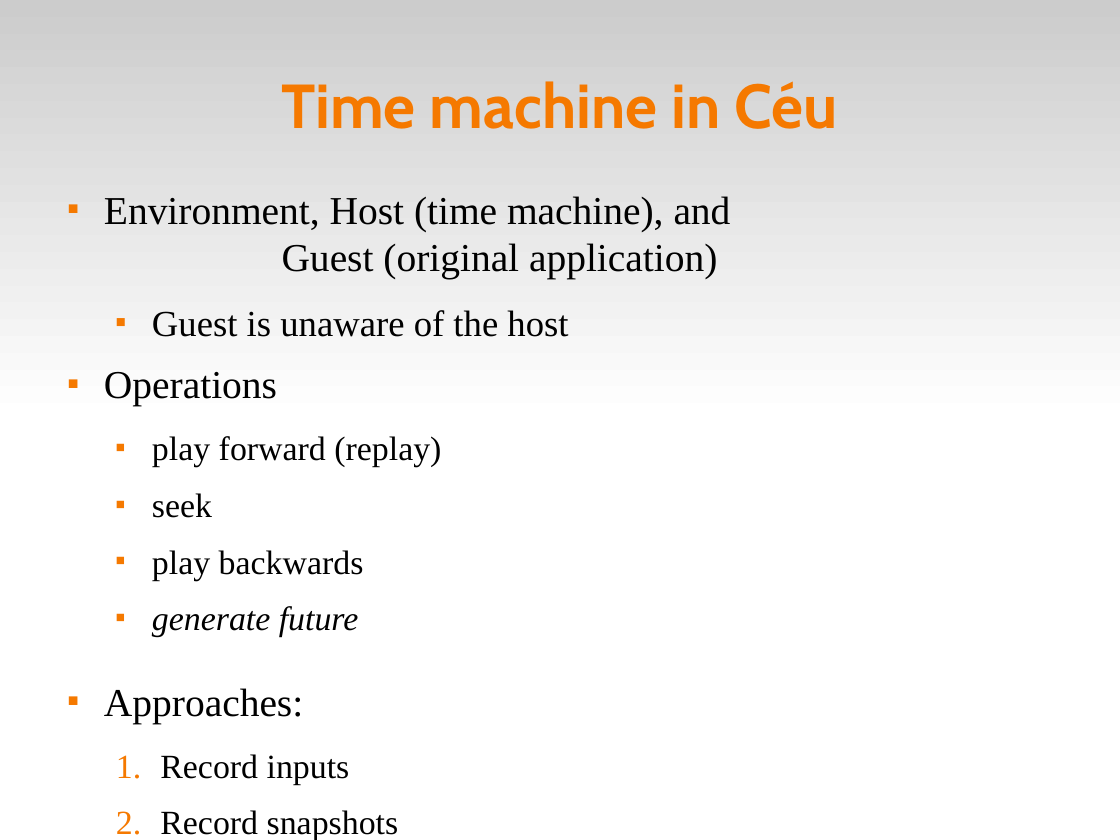
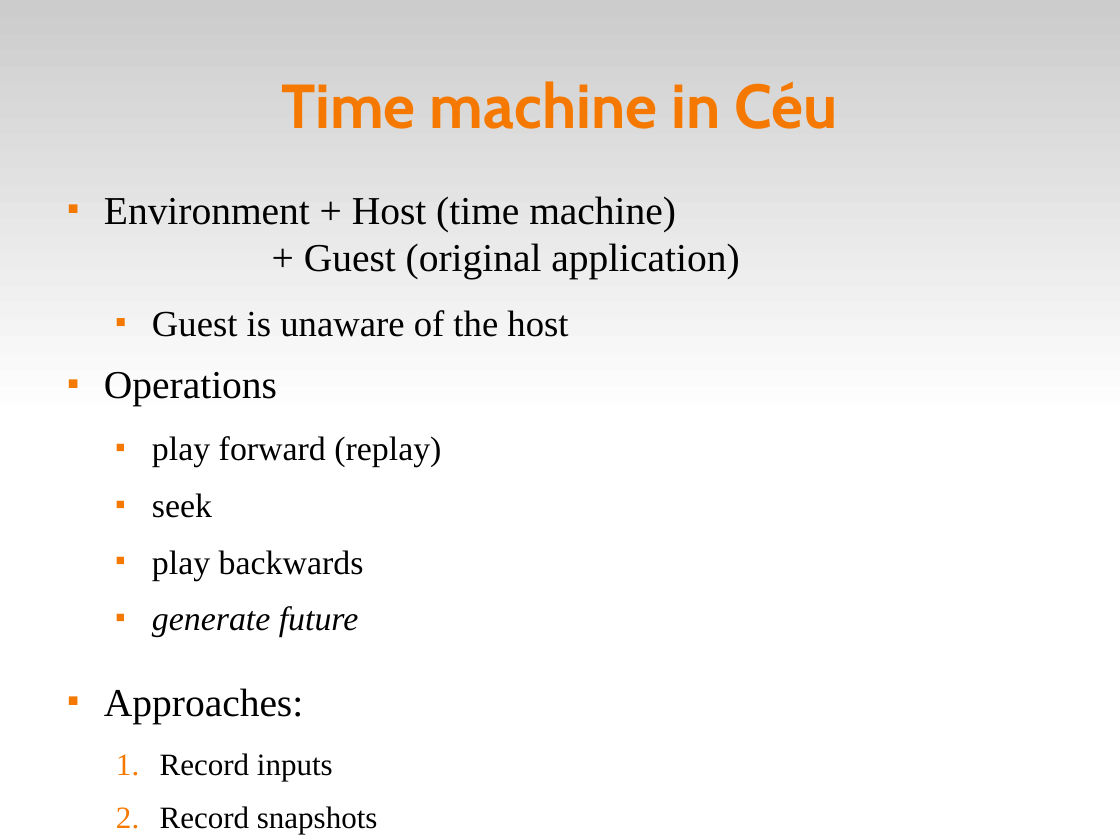
Before and after one commit to fsantanna-no/ceu-docs, a slide deck: slide 7 of TM/ceu_tm.odp. Drawn at 1120x840 pixels with LibreOffice and Linux fonts; fonts in the diff are those of the drawing. Boxes give left, top, right and bottom in pixels: in the first picture for what was removed or moved away, otherwise in the second. Text is boxed around its words. In the diff, an @@ line names an element or a change of style, - is before the commit and + after.

```diff
--- a/TM/ceu_tm.odp
+++ b/TM/ceu_tm.odp
@@ text at [104, 196, 739, 279]: text changed @@
-■ Environment, Host (time machine), and Guest (original application)
+■ Environment + Host (time machine) + Guest (original application)
@@ text at [160, 753, 378, 834]: size 24 to 22 pt in "Record inputs", "Record snapshots" @@
```
Also in this commit, not shown: 6 other slides changed, 4 slides added, 1 slide removed.
